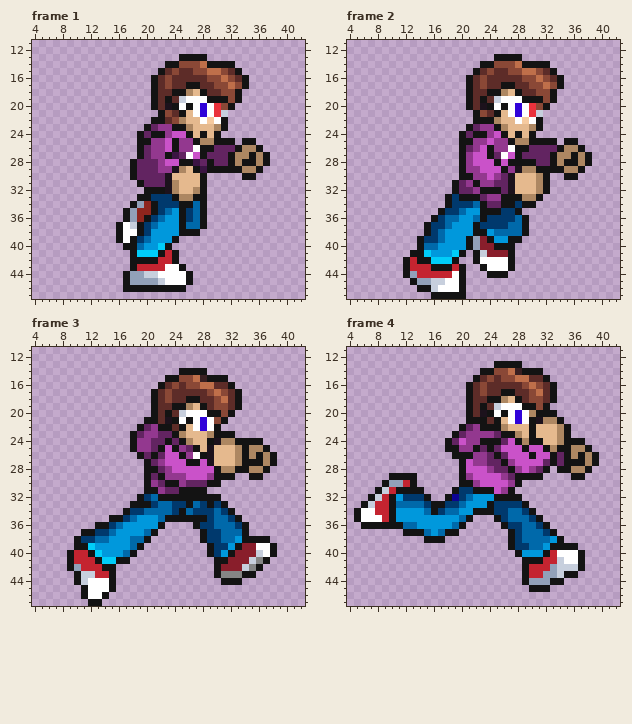
Pixel-art file: GameX/Assets/Player/anim_run_shoot.aseprite. Above, as it was before the edit.
48x48 pixels, 10 frames. Shown: frame 1: x 4..42, y 11..47; frame 2: x 4..42, y 11..47; frame 3: x 4..42, y 11..47; frame 4: x 4..42, y 11..47. The commit also changed other frames, which this record leaves out.
New version:
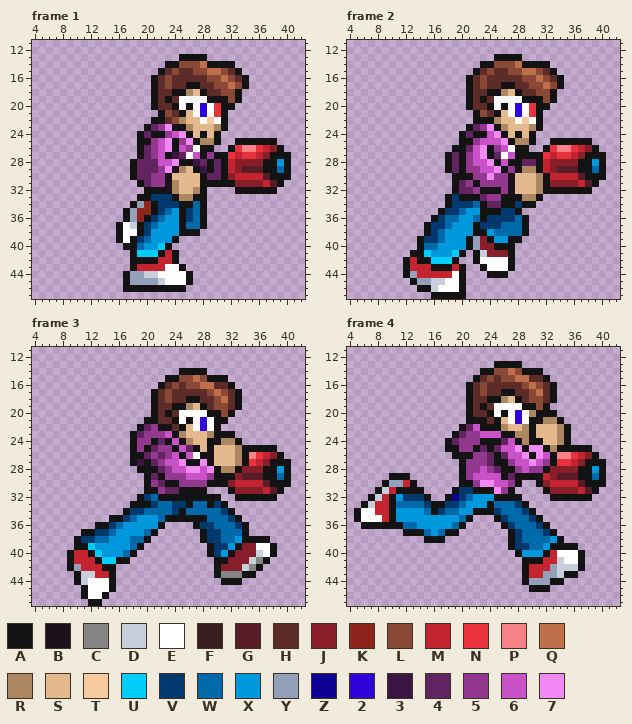
Palette (. is transparent): A #131313  B #1c121c  C #858585  D #c7cfdd  E #ffffff  F #391f21  G #571c27  H #5d2c28  J #891e2b  K #8e251d  L #8a4836  M #c42430  N #ea323c  P #f68187  Q #bf6f4a  R #ad8762  S #e5b98e  T #f6ca9f  U #00cdf9  V #00396d  W #0069aa  X #0098dc  Y #92a1b9  Z #0c0293  2 #3003d9  3 #3b1443  4 #622461  5 #93388f  6 #ca52c9  7 #f389f5
Changes in this commit:
layer "weapon" now shown
--- frame 1, layers "Layer 1", "weapon"
@@ x 19..42 @@
 18 ..AHHAARSAHHLLA.........
-19 ..AHAHDEEEAAALA.........
-20 ..AHBAEAE2ENLA..........
-21 ...ALHASE2END...........
+19 ..AHAHEEEEAAALA.........
+20 ..AHHAEAE2ENAA..........
+21 ...ALHASE2ENA...........
 22 ..AAHLRSSETEA...........
-23 .A455AARSSSRA...........
-24 A4AA566ASASA............
-25 AA556A55ARRAAA.AA.......
-26 A4556A55EAA444ARRA......
-27 A455A34E6A444ARRARA.....
-28 444566AA34A44ARAARA.....
-29 44455BRSA3AAAAARRA......
-30 4444BSSSSA.....AA.......
-31 A444BRSSSA..............
-32 .AAABRSSRA..............
+23 .A457AARSSSRA...........
+24 A4AA567ASASA............
+25 AA567A57ARRA..AAAAAA....
+26 A4567A65EAA..ANPPNMJA...
+27 A456A34E6A5AANMNNMJAAA..
+28 444667AA34A4AMJJJJAAXA..
+29 44457BRSA3A4AMJGGGAAWA..
+30 4455BSSSSA44AJMMMMGAAA..
+31 A455BRSSSAAAAAJJJJMGA...
+32 .AAABRSSRA....AAAAAA....
 33 AAVVVARRAA..............
--- frame 2, layers "Layer 1", "weapon"
@@ x 16..42 @@
 18 .....AHHAARSAHHLLA.........
-19 .....AHAHDEEEAAALA.........
-20 .....AHBAEAE2ENLA..........
-21 ......ALHASE2END...........
+19 .....AHAHEEEEAAALA.........
+20 .....AHHAEAE2ENAA..........
+21 ......ALHASE2ENA...........
 22 ......AAARSSETEA...........
-23 .....A455ARSSSRA...........
-24 ....A4AA56ASASA............
-25 ....AA55655ARRAAAA.AA......
-26 ....A456A55EAA4444ARRA.....
-27 ....A566A4E6A4444ARRARA....
-28 ....A5666A6AAAA44ARAARA....
-29 ....A55666A5BRRAAAARRA.....
-30 ....AA55654BSSSRA..AA......
-31 ...A45A5544BSSSRA..........
-32 ...A445AAA4BSSSRA..........
+23 .....A457ARSSSRA...........
+24 ....A4AA67ASASA............
+25 ....AA56667ARRA..AAAAAA....
+26 ...AA467A56EAA..ANPPNMJA...
+27 ..A4A567A4E6AAAANMNNMJAAA..
+28 ..A4A5667A6AA44AMJJJJAAXA..
+29 ..A4A55667A5BRRAMJGGGAAWA..
+30 ...AAA55755BSSSRAMMMMGAAA..
+31 ...A45A5555BSSSRAJJJJMGA...
+32 ...A445AAA5BSSSRAAAAAAA....
 33 ..AVAAA455AAARRA...........
@@ x 24..28 @@
 36 VVVVW
-37 VVVWW
+37 VVWWW
 38 XWWWW
--- frame 3, layers "Layer 1", "weapon"
@@ x 26..30 @@
 14 AAA..
-15 LQFAA
+15 LQLAA
 16 LLQQH
@@ x 16..42 @@
 19 .....AHHAARSAHLLHA.........
-20 .....AHAHDEEEAALA..........
-21 ....AAHBAEAE2ELA...........
+20 .....AHAHEEEEAALA..........
+21 ....AAHHAEAE2EAA...........
 22 ...A45AAHASE2EA............
-23 ..A45544ARSSSRAAA..........
-24 ..A5544A4ARSSABRRAAAA......
-25 ..A554A6A54ASBSSSRARRA.....
-26 ...A4A466A5EABSSSRARARA....
-27 ....A45666AA6BSSSRAAARA....
-28 ....AA45666666ARRAARRA.....
-29 ....A4A5556665AAA..AA......
-30 ....A54AA5444AA............
-31 ....AA544AAAA..............
-32 ...AVWAAAAAAAAA............
-33 ..AAAVWWVVAWVAVA...........
-34 .AVVWWWWVAWVVVWVA..........
-35 AVWXXXWAAAAAAVWWVA.........
+23 ..A45556ARSSSRAAA..........
+24 ..A55A4A6ARSSABRRA.........
+25 ..A5A455A64ASBSSSRAAAAA....
+26 ..AA45456A6EABSSSRAPNMJA...
+27 ..A3A45667AA7BSSSRANMJAAA..
+28 ...AAA45667767ARRAJJJAAXA..
+29 ....A4A5556665AAAJGGGAAWA..
+30 ....A54AA5555AAAJMMMMGAAA..
+31 ....AA544AAAA...AJJJJMGA...
+32 ...AVWAAAAAAAAA..AAAAAA....
+33 ..AAAVWWVVAWWAVA...........
+34 .AVVWWWWVAWWWWWVA..........
+35 AVWXXXWAAAAAAWWWVA.........
 36 WXXXXXA....AVVWWWVA........
--- frame 4, layers "Layer 1", "weapon"
@@ x 26..30 @@
 13 AAA..
-14 LQFAA
+14 LQLAA
 15 LLQQH
@@ x 4..42 @@
 18 .................AHHAARSAHLLHA.........
-19 .................AHAHDEEEAALA..........
-20 .................AHBAEAE2ERAAA.........
+19 .................AHAHEEEEAALA..........
+20 .................AHHAEAE2ERAAA.........
 21 .................AAAHASE2EABRRA........
-22 ................A45AAARSSSASSSRA.......
-23 ...............A455554AARSASSSRA.......
-24 ..............A4655AAA46ARAASSRAAA.....
-25 ..............AA55A4A4666A66ARAARRA....
-26 ...............AAA554A4666A66A4ARARA...
-27 ................A65544A566664A4AAARA...
-28 ................A666544A5654A.AARRA....
-29 ......AAAA......A5666654AAAA....AA.....
-30 .....AYYMA......AA566665A..............
-31 ....ADMAAAA....AVVAAA65A...............
-32 ...ADMAXVVVA..AZVWXXXAAAA..............
-33 ..ADMMAWWWWVAAVVWXXXAVVVVA.............
-34 .AEEMMAXXXXWAVWWXXAAAVVWWVA............
+22 ................A46AAARSSRASSSRA.......
+23 ...............A455666AARRASSSRA.......
+24 ..............A4555AAA46ARAASSRA.......
+25 ..............AA55A4A4667A77ARAAAAA....
+26 ...............AAA554A4667A76APPNMJA...
+27 ................A5554AA566765ANNMJAAA..
+28 ................A55654AA5655AJJJJAAXA..
+29 ......AAA.......A56666A4AAAAMJGGGAAWA..
+30 .....AYYMA......AA577665A..AJMMMMGAAA..
+31 ....ADMAAAA....AVVAAA75A....AJJJJMGA...
+32 ...ADMAXVVVA..AZVWXXXAAAA....AAAAAA....
+33 ..ADMMAWWWWVAAVVWXXXAWWWVA.............
+34 .AEEMMAXXXXWAVWWXXAAAVWWWVA............
 35 .AEEEMAXXXXXXXXXWA...AVWWWVA...........
-36 ..AAAAAAWWXXXXXWA.....AVVWWVA..........
+36 ..AAAAAAWWXXXXXWA.....AVWWWVA..........
 37 ........AAAWXWAA.......AVWWWVA.........
Changed places in both pictures, as pixel boxes (x1, y1, x2, y2):
changed: (151, 96, 291, 194)
changed: (445, 96, 606, 229)
changed: (200, 375, 207, 382)
changed: (130, 410, 291, 522)
changed: (459, 368, 606, 529)
erased: (410, 473, 417, 480)
